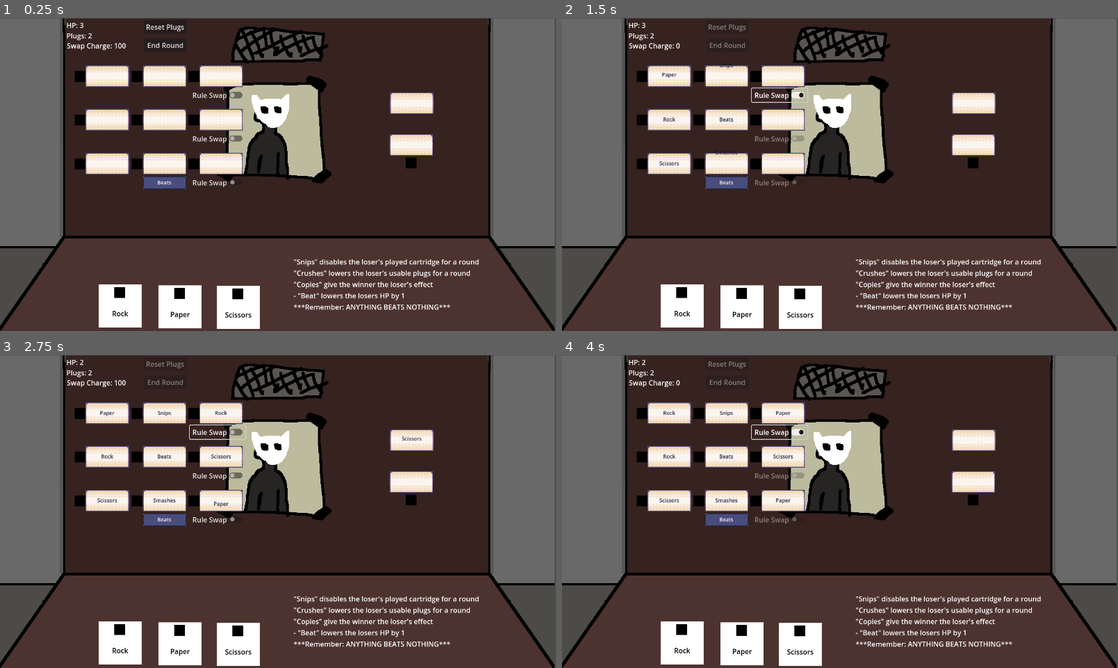
Above: before the commit, frames 1-4 (two rows, left to right).
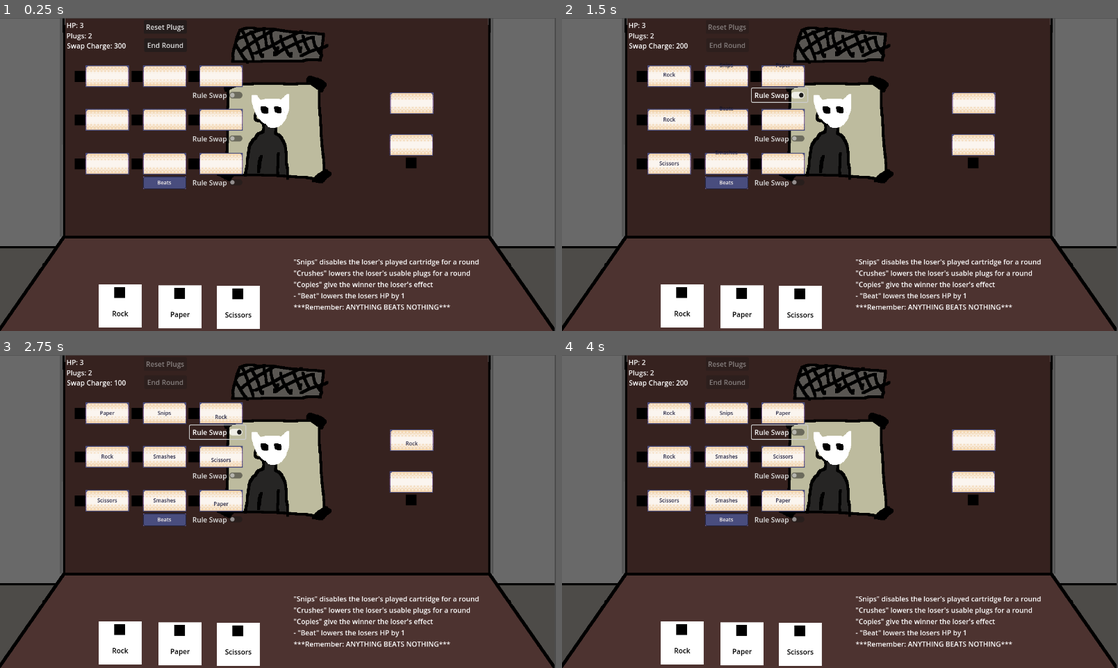
Above: after the commit, the same moments.

Repository: coreytbyrne/RPSGame
Game: Godot game, scene res://game_scenes/encounter/encounter.tscn
Two runs of this game, one before a commit and one after it. Both use one fixed random seed, a clock stepped at 60 frames per second and the inputs below. This scene is started directly instead of the project's main scene. The engine's default icon, where the game draws it, is replaced by a stand-in: a white triangle on a blue panel in a dark square.
Inputs (mouse positions are in pixels of both pictures, inside the frame that each line leads up to):
- Up to frame 1 (0.25 s): no input
- Up to frame 2 (1.5 s): click "End Round" at 0.5 s; click "Rule Swap" at 1.25 s
- Up to frame 3 (2.75 s): click "Rule Swap" at 2 s
- Up to frame 4 (4 s): click "Rule Swap" at 2.75 s; move the mouse to (639, 414) at 3.52 s; hold Right mouse button (deselect) from 3.53 s (still down)

The runs differ from the first frame. In frame 1, less than 0.1% of the frame differs, in the area x 20-22%, y 8-10%; in frame 2, 0.2%; in frame 3, 0.2%; in frame 4, 0.3%, in the area x 20-44%, y 8-54%.

Commit message:
Opponent Swap Implemented
- Swap conflict resolution in progress
- Need to make sure that the logic applied to rule config, not just roller

Diff:
--- a/entities/participant/opponent/opponent.gd
+++ b/entities/participant/opponent/opponent.gd
@@ -1,10 +1,15 @@
 extends Participant
 class_name Opponent
+
 
 @export var preferences:OpponentPreferences
 @export var played_object:GameplayUtils.OBJECT
 @export var player_history:Dictionary[GameplayUtils.OBJECT, int]
 
+@export var swap_charge:int = 100
+@export var swap_recharge_rate:int = 25
+@export var swap_threshold:int = 100
+var swap_recharge_modifer:int = 0
 
 var cartridges:Array[CartridgeConfig]
 var available_cartridges:Array[CartridgeConfig]
@@ -37,24 +42,27 @@
 
 func choose_actions_to_perform() -> ActionSequence:
 	var possible_actions:Array[ActionSequence] = generate_rules()
+	append_swaps_to_rule_updates(possible_actions)
+
+	### NOTE: Temp file, just for testing
+	var file = FileAccess.open("res://opponent_options.txt", FileAccess.WRITE)
+	for action_set in possible_actions:
+		file.store_string(action_set.to_string())
 
 	# Sort actions
 	evaluate_actions(possible_actions)
 	# Remove suboptimal actions
 	possible_actions = filter_suboptimal_actions(possible_actions)
 
-	### NOTE: Temp file, just for testing
-	#var file = FileAccess.open("res://opponent_options.txt", FileAccess.WRITE)
-	#for action_set in possible_actions:
-		#file.store_string(action_set.to_string())
-	#
+
+
 	# Choose a random action
 	var chosen_action_sequence:ActionSequence
 	chosen_action_sequence = possible_actions[randi_range(0, possible_actions.size() - 1)]
 	print(chosen_action_sequence)
 	### NOTE: Temp, just for testing
-	#file.store_string("\n\nACTION SELECTED: %s" %chosen_action_sequence.to_string())
-	#file.close()
+	file.store_string("\n\nACTION SELECTED: %s" %chosen_action_sequence.to_string())
+	file.close()
 
 	return chosen_action_sequence
 
@@ -62,12 +70,14 @@
 func apply_actions(chosen_action_sequence:ActionSequence) -> void:
 	var actions:Array[Action] = chosen_action_sequence.get_actions()
 	for action:Action in actions:
-
 		# Play cards
 		if action is PlayAction:
 			played_object = action.obj
-		else:
-			rule_board_reference.opponent_rule_update(action)
+			continue
+		elif action is RuleSwapAction:
+			swap_charge -= swap_threshold
+
+		rule_board_reference.opponent_rule_update(action)
 
 
 func add_to_player_history(player_played_obj:GameplayUtils.OBJECT) -> void:
@@ -231,6 +241,31 @@
 					right_action_sequences.append(new_action_sequence)
 
 				generate_rule_update_list(right_action_sequences.duplicate(true), next_cartridges.duplicate(true), updated_rules.duplicate(true), actions_to_add - 1, end_list)
+
+
+func append_swaps_to_rule_updates(action_sequence_list:Array[ActionSequence]) -> void:
+	# If the swap charge isn't high enough, then pass
+	if swap_charge < swap_threshold:
+		return
+
+	var swap_sequences:Array[ActionSequence]
+	var rules:Array[RuleConfig] = get_current_rules()
+
+	for action_sequence:ActionSequence in action_sequence_list:
+		for rule_num:int in range(rules.size()):
+			var swap_action:RuleSwapAction = RuleSwapAction.new()
+			swap_action.rule = rules[rule_num]
+			swap_action.rule_num = rule_num
+
+			var new_sequence:ActionSequence = action_sequence.new_extended_sequence()
+			new_sequence.add_action(swap_action)
+			swap_sequences.append(new_sequence)
+
+	action_sequence_list.append_array(swap_sequences)
+
+
+func recharge_swap() -> void:
+	swap_charge += swap_recharge_rate + swap_recharge_modifer
 
 
 ################################################################################
@@ -274,6 +309,9 @@
 					rule_ref[action.rule_num].right_object = action.update
 			elif action is RuleEffectAction:
 				rule_ref[action.rule_num].effect = action.update
+			elif action is RuleSwapAction:
+				rule_ref[action.rule_num].left_object = action.rule.right_object
+				rule_ref[action.rule_num].right_object = action.rule.left_object
 
 	func evaluate_action(rule_ref:Array[RuleConfig], prefs:OpponentPreferences, player_history:Dictionary[GameplayUtils.OBJECT, int]) -> void:
 		# Duplicate Deep because we don't want to keep overwriting the actual rule resource being used
@@ -398,6 +436,22 @@
 		var obj_name:String = GameplayUtils.get_effect_name(update)
 		return "Effect:%s | Rule Num:%d" % [obj_name, rule_num]
 
+
+class RuleSwapAction extends Action:
+	var rule:RuleConfig
+	var rule_num:int
+
+	func apply_action() -> void:
+		var left_action:GameplayUtils.OBJECT = rule.left_object
+		var right_action:GameplayUtils.OBJECT = rule.right_object
+
+		rule.left_object = right_action
+		rule.right_object = left_action
+
+	func _to_string() -> String:
+		return "Rule Num:%d swapped" % rule_num
+
+
 class PlayAction extends Action:
 	var obj:GameplayUtils.OBJECT
 
--- a/entities/rule/rule.gd
+++ b/entities/rule/rule.gd
@@ -93,9 +93,28 @@
 	rule_intent[rule_target].opponent_update_rule = update
 
 
+func opponent_swap() -> void:
+	var updated_left:GameplayUtils.OBJECT
+	var updated_right:GameplayUtils.OBJECT
+
+	if rule_intent[RULE_TARGET.LEFT].player_update_rule == GameplayUtils.OBJECT.NONE:
+		updated_right = rule_intent[RULE_TARGET.LEFT].round_start_rule
+	else:
+		updated_right = rule_intent[RULE_TARGET.LEFT].player_update_rule
+	if rule_intent[RULE_TARGET.RIGHT].player_update_rule == GameplayUtils.OBJECT.NONE:
+		updated_left = rule_intent[RULE_TARGET.RIGHT].round_start_rule
+	else:
+		updated_left = rule_intent[RULE_TARGET.RIGHT].player_update_rule
+
+	rule_intent[RULE_TARGET.LEFT].opponent_update_rule = updated_left
+	rule_intent[RULE_TARGET.LEFT].is_opponent_swap = true
+
+	rule_intent[RULE_TARGET.RIGHT].opponent_update_rule = updated_right
+	rule_intent[RULE_TARGET.RIGHT].is_opponent_swap = true
+
+
 func update_rolls_for_opponent_actions() -> void:
 	for rule_type:RULE_TARGET in rule_intent.keys():
-		#if rule_intent[rule_type].opponent_update_rule != null:
 		if not rule_intent[rule_type].is_rule_conflict():
 			if rule_type == RULE_TARGET.EFFECT and rule_intent[rule_type].opponent_update_rule != GameplayUtils.EFFECT.NONE:
 				await update_roller(rule_type, GameplayUtils.get_effect_name(rule_intent[rule_type].opponent_update_rule))
@@ -105,6 +124,63 @@
 		else:
 			# If there's a rule conflict, reset the rule to what it was at the start of the round
 			await roller_round_reset(rule_type)
+
+		###TODO: Fix this, doesn't work properly right now. Need to resolve situations where both the player and opponent try to apply a swap
+		### Maybe this isn't a good spot to do this
+		## There is a rule conflict. Check if that is the result of a swap
+		#elif rule_type == RULE_TARGET.LEFT:
+			#if rule_intent[rule_type].is_player_swap and rule_intent[rule_type].is_opponent_swap:
+				#if $LeftTarget.connected_plug == null:
+					## Let the opponent play a rule update to a location that the player doesn't have a plug
+					## but has swapped. Swaps aren't "blocking"
+					#await update_roller(rule_type, GameplayUtils.get_object_name(rule_intent[RULE_TARGET.RIGHT].round_start_rule))
+				#else:
+					#await update_roller(rule_type, GameplayUtils.get_object_name(rule_intent[rule_type].player_update_rule))
+			#
+			#if rule_intent[rule_type].is_player_swap:
+				#if $LeftTarget.connected_plug == null:
+					## Let the opponent play a rule update to a location that the player doesn't have a plug
+					## but has swapped. Swaps aren't "blocking"
+					#await update_roller(rule_type, GameplayUtils.get_object_name(rule_intent[rule_type].opponent_update_rule))
+				#else:
+					#await update_roller(rule_type, GameplayUtils.get_object_name(rule_intent[rule_type].round_start_rule))
+#
+			#if rule_intent[rule_type].is_opponent_swap:
+				#if $LeftTarget.connected_plug == null:
+					## Let the opponent play a rule update to a location that the player doesn't have a plug
+					## but has swapped. Swaps aren't "blocking"
+					#await update_roller(rule_type, GameplayUtils.get_object_name(rule_intent[rule_type].player_update_rule))
+				#else:
+					#await update_roller(rule_type, GameplayUtils.get_object_name(rule_intent[rule_type].round_start_rule))
+					#
+		#elif rule_type == RULE_TARGET.RIGHT:
+			#if rule_intent[rule_type].is_player_swap and rule_intent[rule_type].is_opponent_swap:
+				#if $RightTarget.connected_plug == null:
+					## Let the opponent play a rule update to a location that the player doesn't have a plug
+					## but has swapped. Swaps aren't "blocking"
+					#await update_roller(rule_type, GameplayUtils.get_object_name(rule_intent[RULE_TARGET.LEFT].round_start_rule))
+				#else:
+					#await update_roller(rule_type, GameplayUtils.get_object_name(rule_intent[rule_type].player_update_rule))
+			#
+			#if rule_intent[rule_type].is_player_swap:
+				#if $RightTarget.connected_plug == null:
+					## Let the opponent play a rule update to a location that the player doesn't have a plug
+					## but has swapped. Swaps aren't "blocking"
+					#await update_roller(rule_type, GameplayUtils.get_object_name(rule_intent[rule_type].opponent_update_rule))
+				#else:
+					#await update_roller(rule_type, GameplayUtils.get_object_name(rule_intent[rule_type].round_start_rule))
+#
+			#if rule_intent[rule_type].is_opponent_swap:
+				#if $RightTarget.connected_plug == null:
+					## Let the opponent play a rule update to a location that the player doesn't have a plug
+					## but has swapped. Swaps aren't "blocking"
+					#await update_roller(rule_type, GameplayUtils.get_object_name(rule_intent[rule_type].player_update_rule))
+				#else:
+					#await update_roller(rule_type, GameplayUtils.get_object_name(rule_intent[rule_type].round_start_rule))
+			#
+		#elif rule_type == RULE_TARGET.EFFECT:
+			# If there's a rule conflict, reset the rule to what it was at the start of the round
+			#await roller_round_reset(rule_type)
 
 
 func roller_round_reset(associated_roller:RULE_TARGET) -> void:
@@ -157,14 +233,16 @@
 		if $LeftTarget.connected_plug == null:
 			update_roller(RULE_TARGET.LEFT, GameplayUtils.get_object_name(right_obj))
 			rule_intent[RULE_TARGET.LEFT].player_update_rule = right_obj
-		#else:
+
 		rule_intent[RULE_TARGET.LEFT].round_start_rule = right_obj
+		rule_intent[RULE_TARGET.LEFT].is_player_swap = true
 
 		if $RightTarget.connected_plug == null:
 			update_roller(RULE_TARGET.RIGHT, GameplayUtils.get_object_name(left_obj))
 			rule_intent[RULE_TARGET.RIGHT].player_update_rule = left_obj
 		#else:
 		rule_intent[RULE_TARGET.RIGHT].round_start_rule = left_obj
+		rule_intent[RULE_TARGET.RIGHT].is_player_swap = true
 		rule_swapped.emit(-swap_change)
 	else:
 
@@ -174,11 +252,13 @@
 
 		if $LeftTarget.connected_plug == null:
 			rule_intent[RULE_TARGET.LEFT].player_update_rule = GameplayUtils.OBJECT.NONE
+			rule_intent[RULE_TARGET.LEFT].is_player_swap = false
 			update_roller(RULE_TARGET.LEFT, GameplayUtils.get_object_name(right_obj))
 
 
 		if $RightTarget.connected_plug == null:
 			rule_intent[RULE_TARGET.RIGHT].player_update_rule = GameplayUtils.OBJECT.NONE
+			rule_intent[RULE_TARGET.RIGHT].is_player_swap = false
 			update_roller(RULE_TARGET.RIGHT, GameplayUtils.get_object_name(left_obj))
 
 		rule_swapped.emit(swap_change)
@@ -194,6 +274,8 @@
 	var round_start_rule:GameplayUtils.OBJECT
 	var player_update_rule:GameplayUtils.OBJECT
 	var opponent_update_rule:GameplayUtils.OBJECT
+	var is_player_swap:bool = false
+	var is_opponent_swap:bool = false
 
 	func _init(init_rule:GameplayUtils.OBJECT) -> void:
 		initial_rule = init_rule
@@ -210,7 +292,7 @@
 		opponent_update_rule = GameplayUtils.OBJECT.NONE
 
 	func is_rule_conflict() -> bool:
-		return ( (player_update_rule != GameplayUtils.OBJECT.NONE) and (opponent_update_rule != GameplayUtils.OBJECT.NONE) )
+		return ( (player_update_rule != GameplayUtils.OBJECT.NONE) and (opponent_update_rule != GameplayUtils.OBJECT.NONE))
 
 	func reset_player_rule() -> void:
 		player_update_rule = GameplayUtils.OBJECT.NONE
--- a/game_scenes/encounter/encounter.gd
+++ b/game_scenes/encounter/encounter.gd
@@ -270,6 +270,7 @@
 	# Remove plugs for player
 	clear_plugs()
 	player.recharge_swap()
+	$Opponent.recharge_swap()
 
 	disable_interaction(false)
 	#_on_reset_wires_pressed()
--- a/game_scenes/encounter/encounter.tscn
+++ b/game_scenes/encounter/encounter.tscn
@@ -54,6 +54,7 @@
 
 [node name="Player" parent="." instance=ExtResource("7_1kcpe")]
 position = Vector2(153, 7)
+swap_charge = 300
 health = 3
 participant_name = "Corey"
 
--- a/game_scenes/encounter/rules_board.gd
+++ b/game_scenes/encounter/rules_board.gd
@@ -63,8 +63,10 @@
 	var rule_nodes:Array = $Rules.get_children()
 	if rule_update is Opponent.RuleObjectAction:
 		rule_nodes[rule_update.rule_num].opponent_update(rule_update.update_target, rule_update.update)
-	else:
+	elif rule_update is Opponent.RuleEffectAction:
 		rule_nodes[rule_update.rule_num].opponent_update(Rule.RULE_TARGET.EFFECT, rule_update.update)
+	elif rule_update is Opponent.RuleSwapAction:
+		rule_nodes[rule_update.rule_num].opponent_swap()
 
 
 func mark_rule_triggered(rule_num:int, is_active:bool) -> void:
Not shown, added: opponent_options.txt
